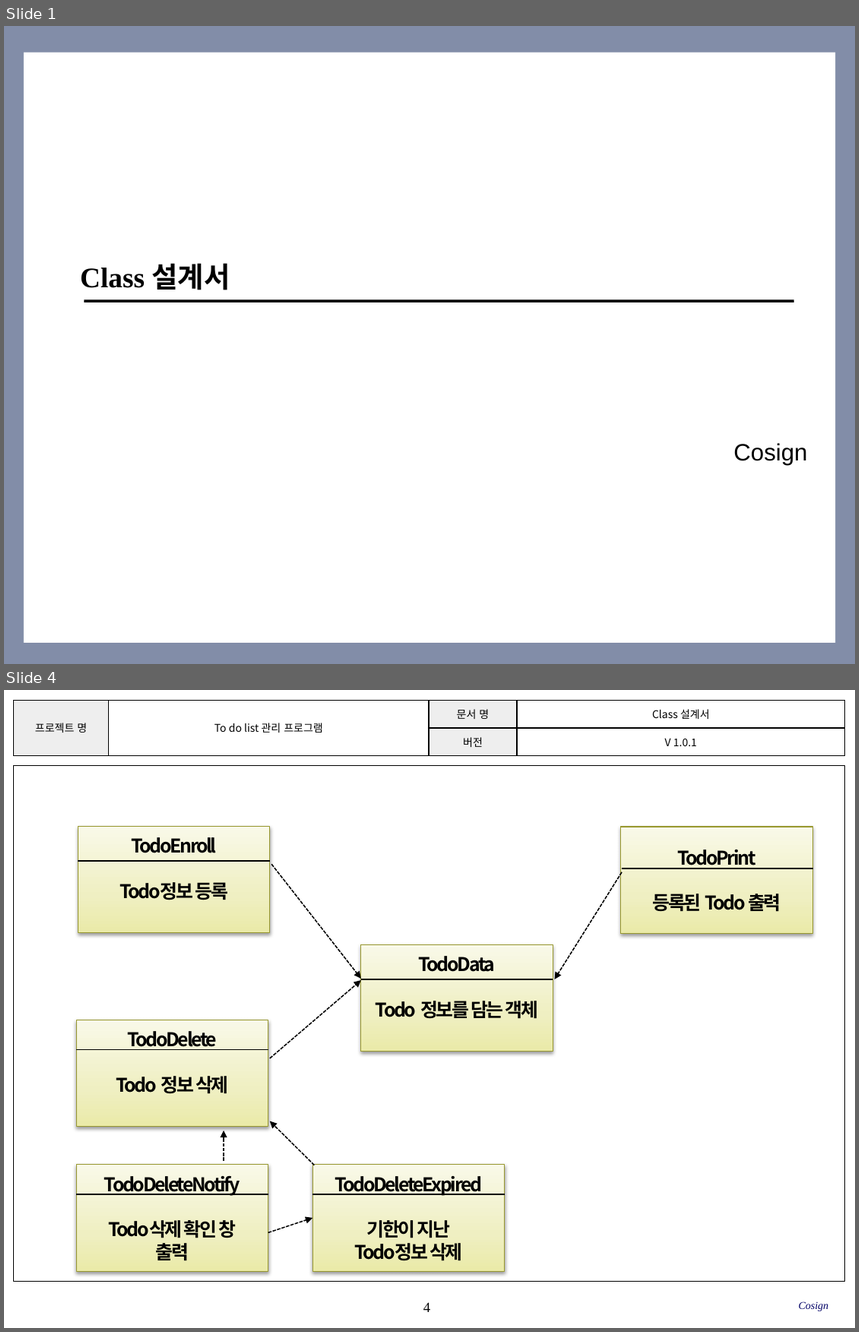
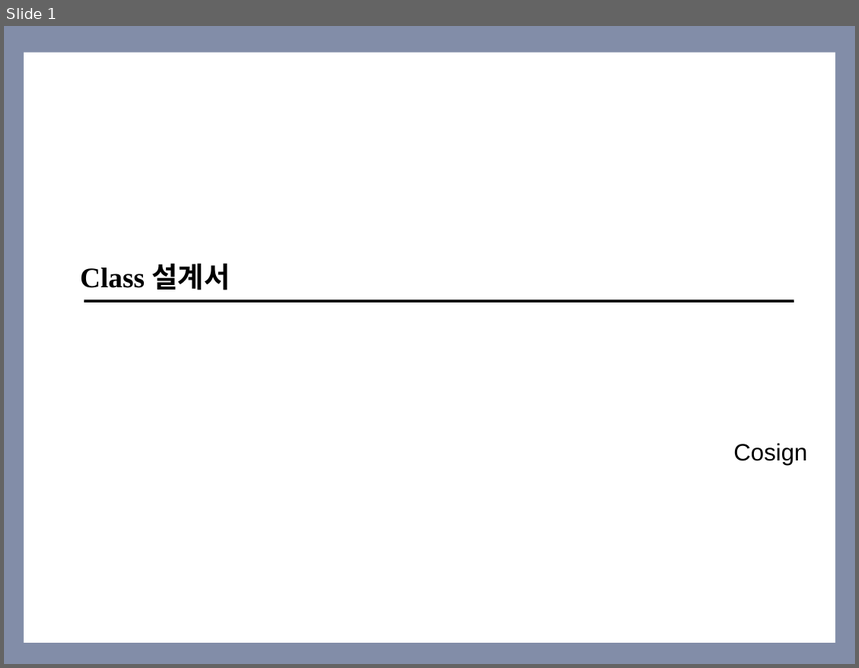
Before and after one commit to SMU-SE-Admin/18-1_5_COSIGN_Doc, a slide deck: 03 설계/Class 설계서_5_Cosign.pptx. Shown one above the other, each under a label of ours: slides 1 and 4 before the commit, slide 1 after it; the slides between them are not shown. The pictures are 859x1332 and 859x668 pixels, drawn with LibreOffice and Linux fonts; fonts in the diff are those of the drawing; background and template pictures are left out. Boxes give left, top, right and bottom in pixels: in the first picture for what was removed or moved away, otherwise in the second. Text is boxed around its words. In the diff, an @@ line names an element or a change of style, - is before the commit and + after.

Commit message:
#1158 클래스 설계서
클래스 설계서 내용 구현에 맞게 수정

```diff
--- a/03 설계/Class 설계서_5_Cosign.pptx
+++ b/03 설계/Class 설계서_5_Cosign.pptx
@@ slide 4 removed at (4,690,855,1328), background #FFFFFF @@
@@ table removed at (13,700,845,755), 2 rows, 4 columns @@
-프로젝트 명 | To do list 관리 프로그램 | 문서 명 | Class 설계서
- |  | 버전 | V 1.0.1
@@ rectangle removed at (13,766,845,1281) @@
@@ rectangle removed at (78,826,269,932) @@
-TodoEnroll
-Todo정보 등록
@@ rectangle removed at (621,827,813,933) @@
-TodoPrint
-등록된 Todo 출력
@@ line removed from (78, 861) to (269, 861) @@
@@ arrow removed from (272, 865) to (361, 979) @@
@@ line removed from (622, 869) to (813, 869) @@
@@ arrow removed from (622, 872) to (555, 980) @@
@@ rectangle removed at (361,945,553,1051) @@
-TodoData
-Todo 정보를 담는 객체
@@ arrow removed from (269, 1059) to (361, 980) @@
@@ line removed from (361, 980) to (553, 980) @@
@@ group removed at (76,1021,505,1271): 3 rectangles, 3 lines, 3 arrows @@
-TodoDeleteNotify
-Todo삭제 확인 창
-출력
-TodoDelete
-Todo 정보 삭제
-TodoDeleteExpired
-기한이 지난
-Todo정보 삭제
@@ page number removed at (424,1303,430,1312) @@
-4
@@ text removed at (799,1302,829,1312) @@
-Cosign
```
Also in this commit, not shown: 2 slides changed, 1 other slide removed, 1 other file.
